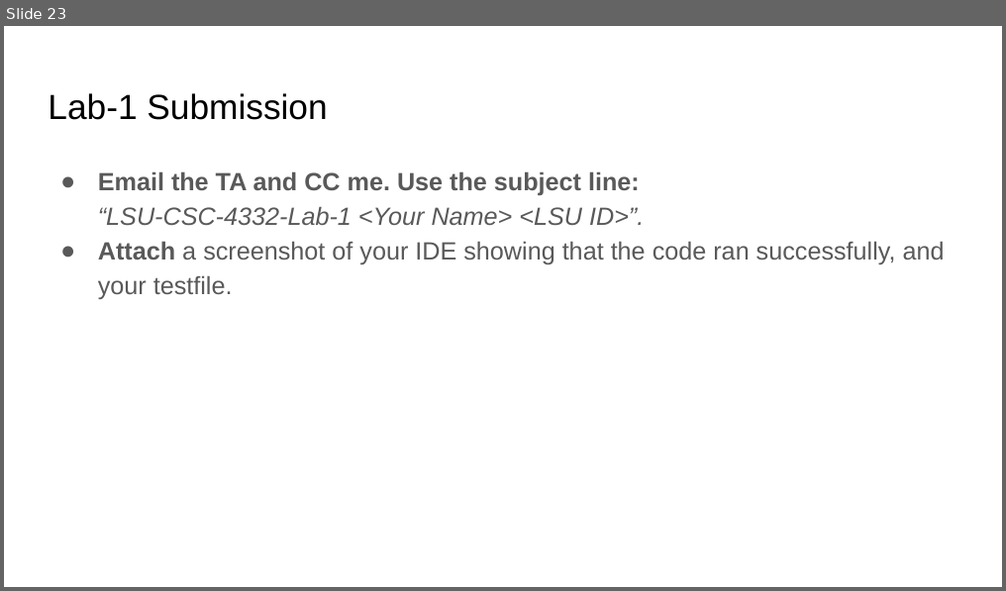
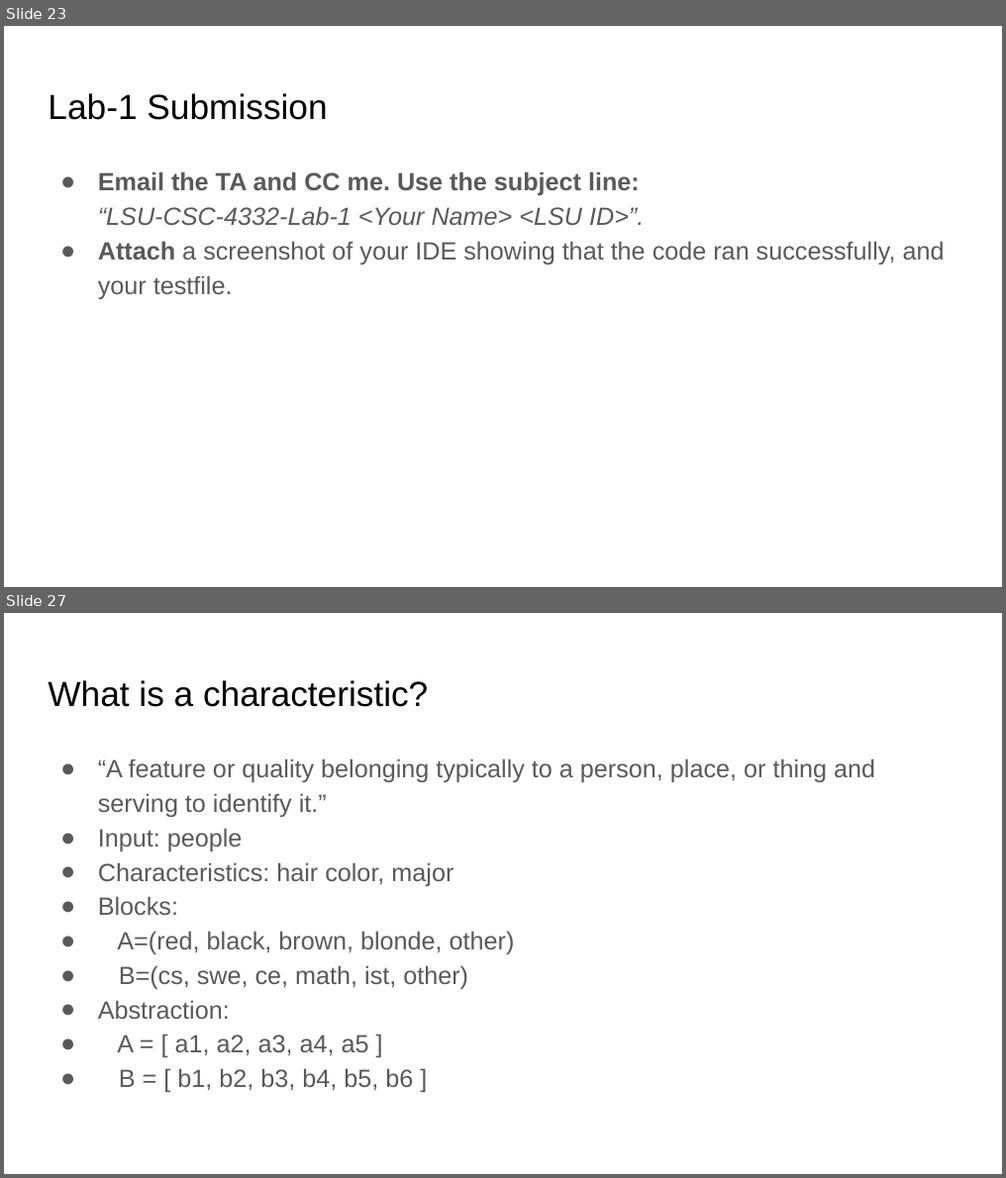
Before and after one commit to abdussatter401/abdussatter401.github.io, a slide deck: teaching/slides/Chapter 2 - Specification-based testing.pptx. Shown one above the other, each under a label of ours: slide 23 before the commit, slides 23 and 27 after it; the slides between them are not shown. The pictures are 1006x591 and 1006x1178 pixels, drawn with LibreOffice and Linux fonts; fonts in the diff are those of the drawing. Boxes give left, top, right and bottom in pixels: in the first picture for what was removed or moved away, otherwise in the second. Text is boxed around its words. In the diff, an @@ line names an element or a change of style, - is before the commit and + after.

```diff
--- a/teaching/slides/Chapter 2 - Specification-based testing.pptx
+++ b/teaching/slides/Chapter 2 - Specification-based testing.pptx
@@ slide 27 added at [4,613,1002,1174], background #FFFFFF @@
@@ title added at [48,680,428,707], 25.2 pt, text #000000 @@
+What is a characteristic?
@@ text added at [98,759,875,1090], 18 pt, text #595959 @@
+● “A feature or quality belonging typically to a person, place, or thing and serving to identify it.”
+● Input: people
+● Characteristics: hair color, major
+● Blocks:
+● A=(red, black, brown, blonde, other)
+● B=(cs, swe, ce, math, ist, other)
+● Abstraction:
+● A = [ a1, a2, a3, a4, a5 ]
+● B = [ b1, b2, b3, b4, b5, b6 ]
```
Also in this commit, not shown: 1 slide changed, 18 other slides added, 3 other files.
